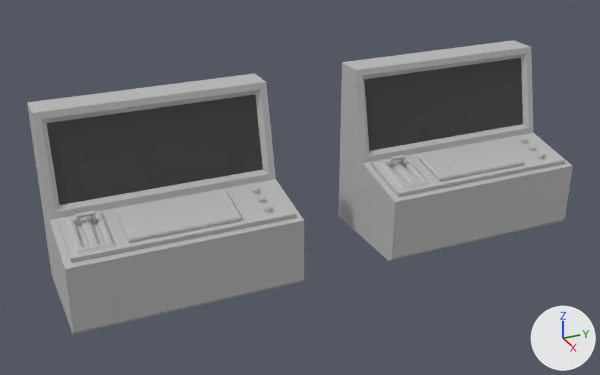
What one commit did to the FBX model Assets/Exported Meshes/navigation.machine.fbx.
Camera for both pictures: a 50 mm lens placed at (1.76, 22.9, 3.93), pointed at (-4.57, 25.75, 0.77). The lights are fixed; the arrows at lower right show +X, +Y and +Z.

Objects in the first picture: 'table.002', 'table.004'.
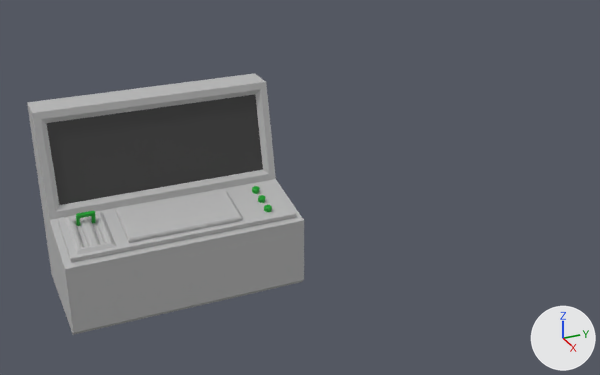
Location of each change, (x1, y1, x2, y2) in pixels of the pictures (600 x 375 px; the box of a moved part takes in the faces that stretch with it):
```json
{"object": "table.004", "change": "deleted", "before": [339, 40, 573, 261]}
{"part": 1, "of": "me_plane_039", "change": "moved or reshaped", "before": [76, 155, 405, 226], "after": [76, 211, 95, 226]}
{"part": 2, "of": "me_plane_039", "change": "recoloured", "before": [252, 186, 272, 212], "after": [252, 186, 272, 212]}
```

The change, as JSON lines over the scene's bpy script:
```json
{"op": "add", "block": "mat_green", "code": ["mat_green = principled_material('green')", "mat_green.base_color = (0.0, 0.342, 0.018)  # green #009e24"]}
{"block": "me_plane_039", "where": "me_plane_039.from_pydata(...)  # 257 vertices, 224 faces; spans x -100.0..100.0, y -82.0..82.0, z -55.0..55.0"}
{"block": "me_plane_039", "where": "# used by ob_table_002; location = (-4.545, 24.526, 0.915); rotation_euler = (1.571, 0.0, 1.571), in degrees (90, 0, 90); scale = (0.01, 0.01, 0.01)"}
{"block": "me_plane_039", "change": "me_plane_039 part 1"}
{"block": "me_plane_039", "change": "38 faces are deleted"}
{"block": "me_plane_039", "change": "38 new faces join them, mat_green (green #009e24)"}
{"block": "me_plane_039", "change": "me_plane_039 part 2: 98 faces spanning x -82.0..77.0, y -11.0..6.0, z 7.0..42.0 switch from mat_grey (grey #bcbcbc) to mat_green (green #009e24)"}
{"op": "remove", "block": "ob_table_004", "code": ["ob_table_004 = bpy.data.objects.new('table.004', me_plane_039)", "ob_table_004.location = (-4.545, 27.416, 0.915)", "ob_table_004.rotation_euler = (1.571, 0.0, 1.571)  # degrees (90, 0, 90)", "ob_table_004.scale = (0.01, 0.01, 0.01)"]}
```
